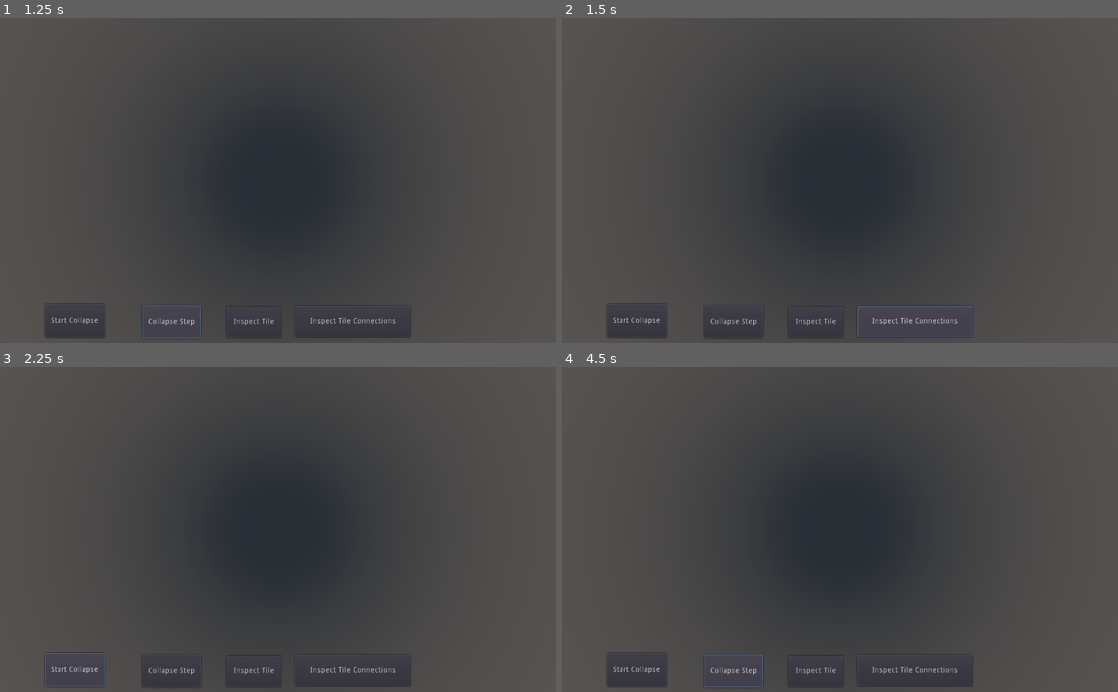
Above: before the commit, frames 1-4 (two rows, left to right).
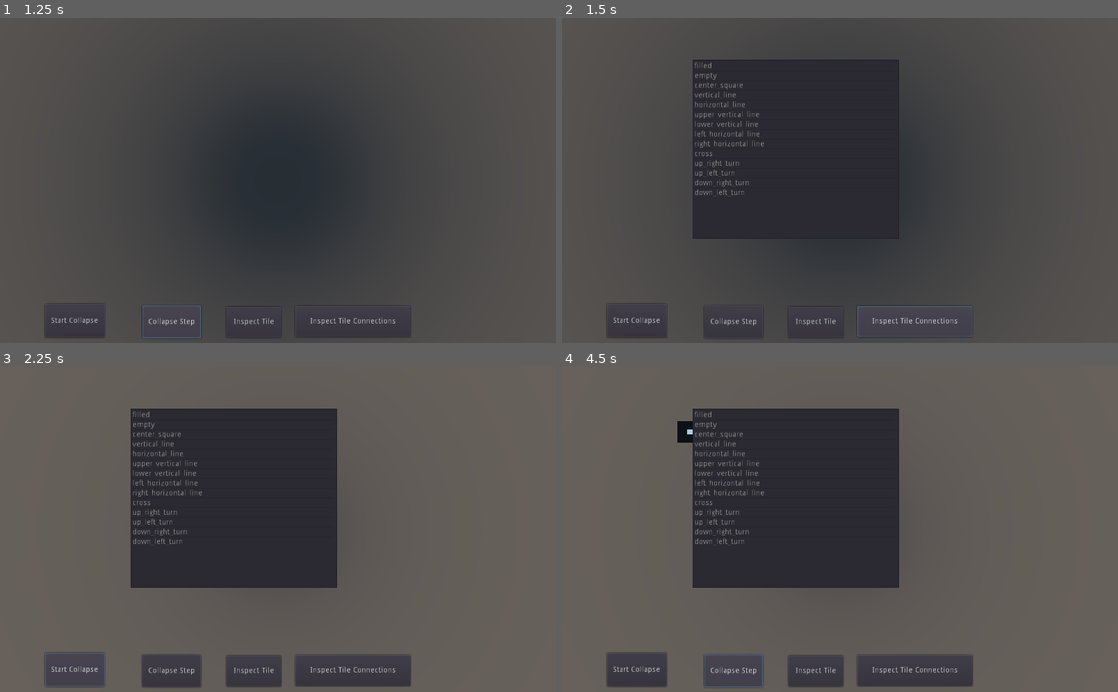
Above: after the commit, the same moments.

Repository: BardiTheWeird/waveFunctionCollapse
Game: Godot game, scene res://Map.tscn
Same seed, same stepped clock (60 frames per second), same inputs: the game is played once before the commit and once after it. The project has no main scene, so this scene is started directly.
Inputs:
- Up to frame 1 (1.25 s): click "Collapse Step" at 0.5 s
- Up to frame 2 (1.5 s): click "Inspect Tile Connections" at 1.25 s
- Up to frame 3 (2.25 s): click "Start Collapse" at 2 s
- Up to frame 4 (4.5 s): click "Start Collapse" at 2.75 s; click "Inspect Tile" at 3.5 s; click "Collapse Step" at 4.25 s

Frame 1 is identical in both runs. In frame 2, 3.7% of the frame differs, in the area x 23-61%, y 12-68%; in frame 3, 37%; in frame 4, 37%, in the area x 16-84%, y 0-100%.

Commit message:
added inspecting tile connection

Diff:
--- a/godot/Map.gd
+++ b/godot/Map.gd
@@ -42,8 +42,8 @@
 	Connection.new("center_square", "empty", Connection.ALL_DIRECTIONS),
 	Connection.new("vertical_line", "empty", Connection.HORIZONTAL_DIRECTIONS),
 	Connection.new("horizontal_line", "empty", Connection.VERTICAL_DIRECTIONS),
-	Connection.new("upper_vertical", "empty", Connection.HORIZONTAL_DIRECTIONS + [Connection.Direction.DOWN]),
-	Connection.new("lower_vertical", "empty", Connection.HORIZONTAL_DIRECTIONS + [Connection.Direction.UP]),
+	Connection.new("upper_vertical_line", "empty", Connection.HORIZONTAL_DIRECTIONS + [Connection.Direction.DOWN]),
+	Connection.new("lower_vertical_line", "empty", Connection.HORIZONTAL_DIRECTIONS + [Connection.Direction.UP]),
 	Connection.new("left_horizontal_line", "empty", Connection.VERTICAL_DIRECTIONS + [Connection.Direction.RIGHT]),
 	Connection.new("right_horizontal_line", "empty", Connection.VERTICAL_DIRECTIONS + [Connection.Direction.LEFT]),
 	Connection.new("up_right_turn", "empty", [Connection.Direction.DOWN, Connection.Direction.LEFT]),
@@ -54,8 +54,8 @@
 	# center square
 	Connection.new("vertical_line", "center_square", Connection.HORIZONTAL_DIRECTIONS),
 	Connection.new("horizontal_line", "center_square", Connection.VERTICAL_DIRECTIONS),
-	Connection.new("upper_vertical", "center_square", Connection.HORIZONTAL_DIRECTIONS + [Connection.Direction.DOWN]),
-	Connection.new("lower_vertical", "center_square", Connection.HORIZONTAL_DIRECTIONS + [Connection.Direction.UP]),
+	Connection.new("upper_vertical_line", "center_square", Connection.HORIZONTAL_DIRECTIONS + [Connection.Direction.DOWN]),
+	Connection.new("lower_vertical_line", "center_square", Connection.HORIZONTAL_DIRECTIONS + [Connection.Direction.UP]),
 	Connection.new("left_horizontal_line", "center_square", Connection.VERTICAL_DIRECTIONS + [Connection.Direction.RIGHT]),
 	Connection.new("right_horizontal_line", "center_square", Connection.VERTICAL_DIRECTIONS + [Connection.Direction.LEFT]),
 	Connection.new("up_right_turn", "center_square", [Connection.Direction.DOWN, Connection.Direction.LEFT]),
@@ -64,8 +64,8 @@
 	Connection.new("down_left_turn", "center_square", [Connection.Direction.UP, Connection.Direction.RIGHT]),
 
 	# vertical_line
-	Connection.new("upper_vertical", "vertical_line", [Connection.Direction.UP]),
-	Connection.new("lower_vertical", "vertical_line", [Connection.Direction.DOWN]),
+	Connection.new("upper_vertical_line", "vertical_line", [Connection.Direction.UP]),
+	Connection.new("lower_vertical_line", "vertical_line", [Connection.Direction.DOWN]),
 	Connection.new("cross", "vertical_line", Connection.VERTICAL_DIRECTIONS),
 	Connection.new("up_right_turn", "vertical_line", [Connection.Direction.UP]),
 	Connection.new("up_left_turn", "vertical_line", [Connection.Direction.UP]),
@@ -134,8 +134,27 @@
 
 	set_camera_to_map()
 
-func draw_all_tile_connections(tile_key: String):
-	pass
+func draw_all_tile_connections(center_tile_key: String):
+	var connections = connection_manager.get_possible_connections_all_directions(center_tile_key)
+	var map_size = Vector2(connections.size()*3 + connections.size()-1, 3)
+	initialize_map(map_size)
+
+	var center_x = 1
+	for connection in connections:
+		var center_tile_coordinates = Vector2(center_x, 1)
+		var center_tile = create_tile_at_map_coordinatesv(center_tile_key, center_tile_coordinates)
+		center_tile.get_node("Mesh").get_surface_material(0).albedo_color = Color(100,0,0)
+		add_child(center_tile)
+
+		var connection_tile_key = connection.key_other
+		for offset in connection.directions_to_offsets():
+			var tile = create_tile_at_map_coordinatesv(connection_tile_key, center_tile_coordinates + offset)
+			add_child(tile)
+
+		center_x += 4
+
+	set_camera_to_map()
+
 
 func clear_map():
 	for column in map:
@@ -243,7 +262,6 @@
 	return false
 
 func update_tile_after_neighbour_collapse(tile_coordinates: Vector2, collapsed_neighbour_key: String, direction_from_neighbour: int):
-
 	var tile : CollapseTile = get_map_tilev(collapse_map, tile_coordinates)
 	if not tile:
 		return
@@ -291,6 +309,8 @@
 	$Camera.size = camera_size
 	$Camera.translation.x = i / 2
 
-
-func _on_Button_pressed():
-	collapse_step()
+func create_tile_at_map_coordinatesv(tile_key: String, map_coordinates: Vector2) -> Spatial:
+	var tile = tile_manager.create_tile_from_key(tile_key)
+	tile.translation = map_to_world_coordinatesv(map_coordinates)
+	set_map_tilev(map, map_coordinates, tile)
+	return tile
--- a/godot/Map.tscn
+++ b/godot/Map.tscn
@@ -1,6 +1,7 @@
-[gd_scene load_steps=2 format=2]
+[gd_scene load_steps=3 format=2]
 
 [ext_resource path="res://Map.gd" type="Script" id=1]
+[ext_resource path="res://UI.gd" type="Script" id=2]
 
 [node name="Map" type="Node"]
 script = ExtResource( 1 )
@@ -15,6 +16,7 @@
 [node name="UI" type="Control" parent="."]
 margin_right = 40.0
 margin_bottom = 40.0
+script = ExtResource( 2 )
 
 [node name="StartCollapse" type="Button" parent="UI"]
 margin_left = 83.0
@@ -41,7 +43,7 @@
 margin_bottom = 590.0
 text = "Inspect Tile"
 
-[node name="Inspect Tile Connections" type="Button" parent="UI"]
+[node name="InspectTileConnections" type="Button" parent="UI"]
 margin_left = 544.0
 margin_top = 532.0
 margin_right = 756.0
@@ -59,4 +61,8 @@
 margin_right = 601.0
 margin_bottom = 388.0
 
-[connection signal="pressed" from="UI/CollapseStep" to="." method="_on_Button_pressed"]
+[connection signal="pressed" from="UI/StartCollapse" to="UI" method="_on_StartCollapse_pressed"]
+[connection signal="pressed" from="UI/CollapseStep" to="UI" method="_on_CollapseStep_pressed"]
+[connection signal="pressed" from="UI/InspectTile" to="UI" method="_on_InspectTile_pressed"]
+[connection signal="pressed" from="UI/InspectTileConnections" to="UI" method="_on_InspectTileConnections_pressed"]
+[connection signal="item_selected" from="UI/TileList" to="UI" method="_on_TileList_item_selected"]
--- a/godot/UI.gd
+++ b/godot/UI.gd
@@ -33,7 +33,8 @@
 
 func _on_InspectTileConnections_pressed():
 	populate_tile_list()
-	pass # Replace with function body.
+	$TileList.show()
+	state = State.ChoosingTileToInspectConnections
 
 func _on_TileList_item_selected(index):
 	$TileList.hide()
--- a/godot/shared/Connection.gd
+++ b/godot/shared/Connection.gd
@@ -5,6 +5,13 @@
 	RIGHT,
 	DOWN,
 	LEFT,
+}
+
+const direction_to_offset_dict = {
+	Direction.UP: Vector2(0, -1),
+	Direction.RIGHT: Vector2(1, 0),
+	Direction.DOWN: Vector2(0, 1),
+	Direction.LEFT: Vector2(-1, 0),
 }
 
 const ALL_DIRECTIONS = [
@@ -35,6 +42,13 @@
 var key_other: String
 var directions: Array
 
+func directions_to_offsets() -> Array:
+	var offsets = []
+	for direction in directions:
+		offsets.append(direction_to_offset_dict[direction])
+
+	return offsets
+
 func flipped() -> Connection:
 	var flipped_dicretions = []
 	for direction in directions:
--- a/godot/shared/ConnectionsManager.gd
+++ b/godot/shared/ConnectionsManager.gd
@@ -2,6 +2,11 @@
 
 # center_key -> [Connection]
 var connections_dict = {}
+
+func get_possible_connections_all_directions(key_center: String) -> Array:
+	if not (key_center in connections_dict):
+		return []
+	return connections_dict[key_center]
 
 func get_possible_connections(key_center: String, direction: int) -> Array:
 	if not (key_center in connections_dict.keys()):
